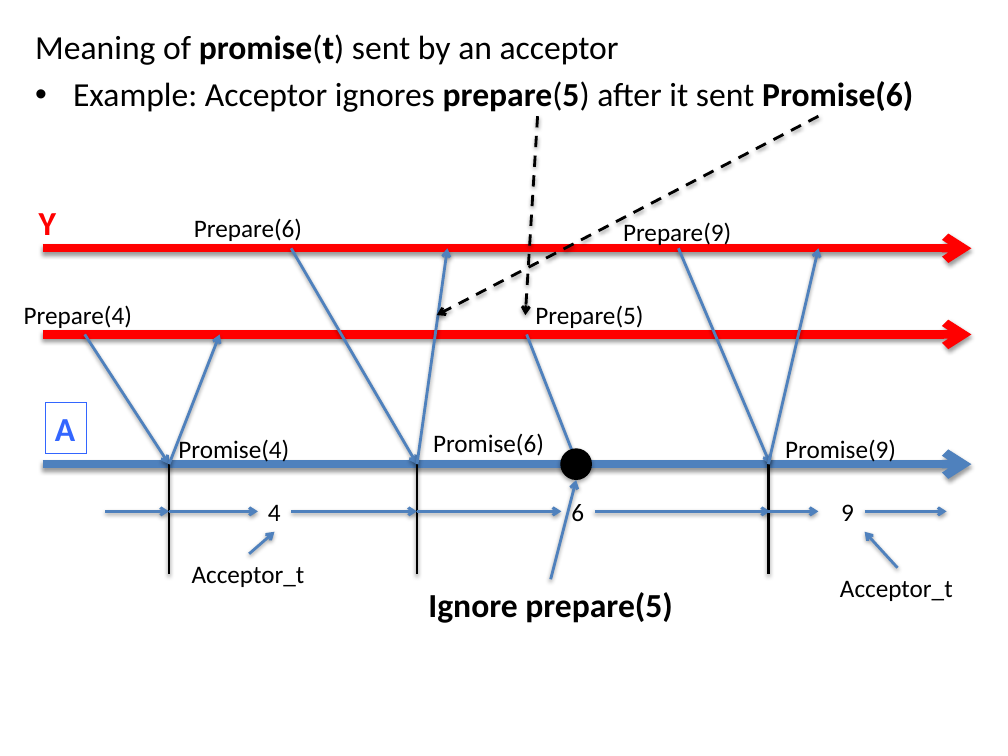
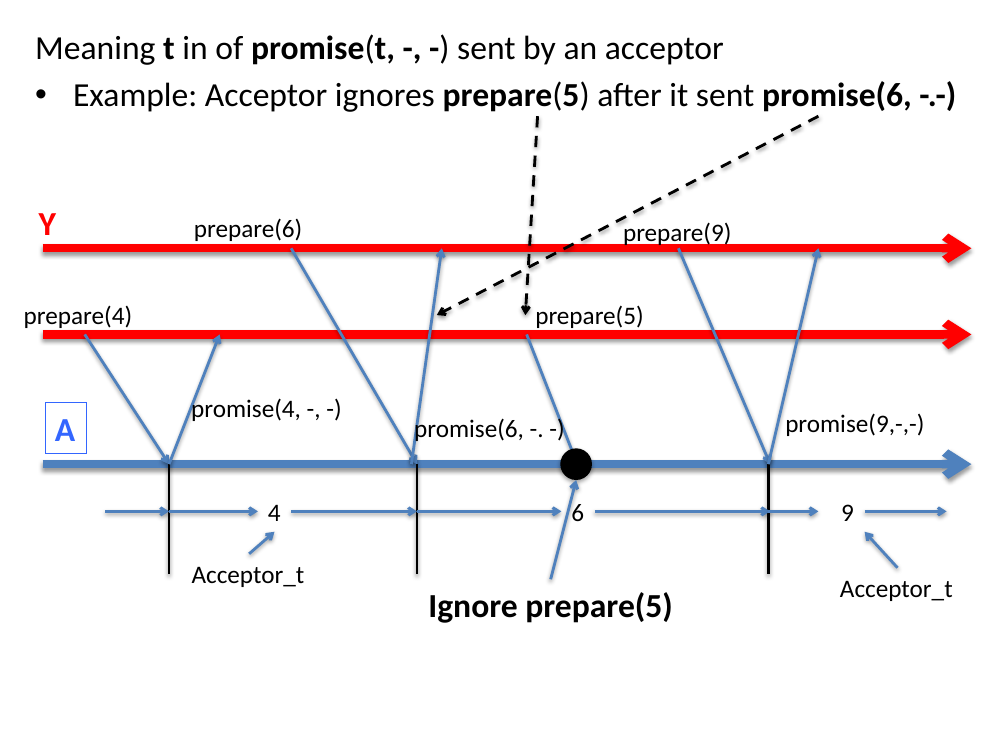
Before and after one commit to kmchandy/kmchandy.github.io, a slide deck: slide 4 of Paxos/PaxosFigures.pptx (slide 6 before the commit). Drawn at 1008x756 pixels with LibreOffice and Linux fonts; fonts in the diff are those of the drawing. Boxes give left, top, right and bottom in pixels: in the first picture for what was removed or moved away, otherwise in the second. Text is boxed around its words. In the diff, an @@ line names an element or a change of style, - is before the commit and + after.

```diff
--- a/Paxos/PaxosFigures.pptx
+++ b/Paxos/PaxosFigures.pptx
@@ text at bbox=[35, 34, 912, 112]: text changed @@
-Meaning of promise(t) sent by an acceptor
-• Example: Acceptor ignores prepare(5) after it sent Promise(6)
+Meaning t in of promise(t, -, -) sent by an acceptor
+• Example: Acceptor ignores prepare(5) after it sent promise(6, -.-)
@@ text at bbox=[194, 218, 302, 241]: text changed @@
-Prepare(6)
+prepare(6)
@@ text at bbox=[623, 221, 731, 248]: text changed @@
-Prepare(9)
+prepare(9)
@@ arrow moved from (417, 464) - (448, 248) to (411, 464) - (442, 248) @@
@@ text at bbox=[24, 305, 132, 331]: text changed @@
-Prepare(4)
+prepare(4)
@@ text at bbox=[535, 305, 643, 331]: text changed @@
-Prepare(5)
+prepare(5)
@@ text at bbox=[191, 396, 301, 421]: text changed @@
-Promise(4)
+promise(4, -, -)
@@ text at bbox=[414, 416, 524, 443]: text changed @@
-Promise(6)
+promise(6, -. -)
@@ text at bbox=[785, 413, 924, 436]: text changed @@
-Promise(9)
+promise(9,-,-)
```
Also in this commit, not shown: 4 other slides changed, 1 slide added, 9 slides removed, 22 other files.
